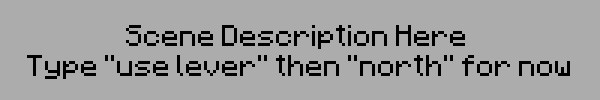
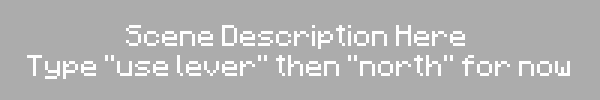
Layered file, before and after one edit (600×100). Changes by layer:
painted on "Scene Description Here ..." over (27, 25, 570, 79)
